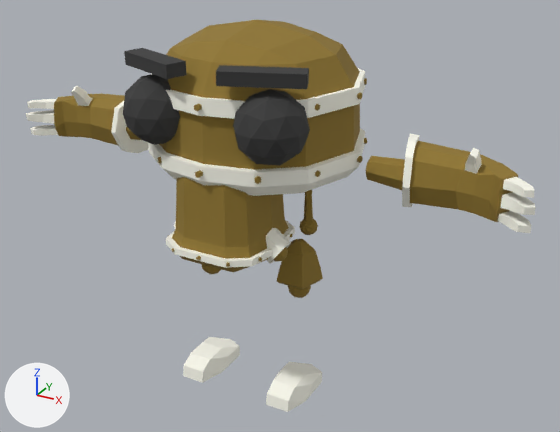
An edit to the glTF model public/studentrobot.glb, drawn before and after from the same camera.
The view is the same before and after, from a camera (50 mm lens) standing at (4.46, -7.58, 3.03) and looking at (0.25, 0.06, -0.79). Arrows for +X, +Y and +Z are at lower left; the lights stay in place. Where no turn or scale is listed for an object, it has been applied to the vertices. Vertices at the same position are counted once.

Names of what the first picture shows: 'Foot.L', 'Foot.R', 'Hand.L', 'Hand.R', 'Head', 'Leg.L', 'LowerLeg.L', 'LowerLeg.R', 'Torso'.
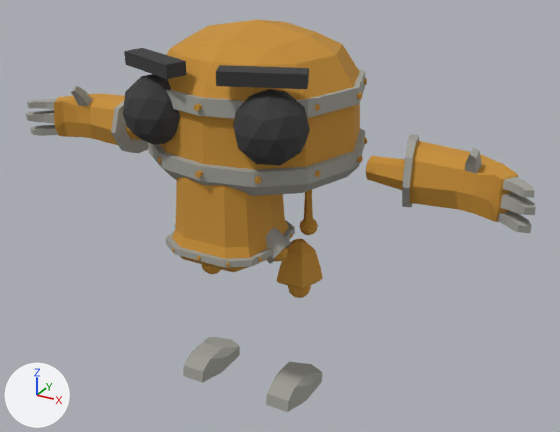
Pixel boxes (x1, y1, x2, y2) of what changed, in the pictures (560 x 432 px):
'Head', recoloured: (123, 20, 367, 196) in both
'Hand.L', recoloured: (366, 133, 536, 233) in both
'Torso', recoloured: (166, 177, 295, 273) in both
'Hand.R', recoloured: (26, 86, 148, 153) in both
'Foot.L', recoloured (white to grey): (266, 362, 322, 412) in both
'LowerLeg.L', recoloured: (277, 239, 323, 298) in both
'Foot.R', recoloured (white to grey): (183, 337, 240, 383) in both
'Leg.L', recoloured: (299, 190, 318, 235) in both
'LowerLeg.R', recoloured: (202, 264, 221, 274) in both
part 1 of me_hand_l, recoloured (white to grey): (402, 133, 536, 233) in both
part 3 of me_head, recoloured: (148, 68, 365, 196) in both
part 4 of me_torso, recoloured (white to grey): (166, 220, 295, 268) in both

What the commit changed:
Material 'Main' (mat_main) changes colour from yellow #947a31 to orange #ca9337; in linear values from (0.295, 0.193, 0.0305) to (0.59, 0.291, 0.0383).
Material 'Grey' (mat_grey) is new.
Its base color is (0.374, 0.371, 0.335) (grey #a5a49d).
Its metallic is 0.1.
Its roughness is 0.9.
me_hand_l has 138 vertices, 272 faces and spans x 1.41..3.31, y -0.51..0.36, z -0.31..0.55.
me_hand_l is used by ob_hand_l; location (0.0, 0.0, 0.0).
me_hand_l part 1: all 148 faces that had it switch from mat_white (white #fffef3) to mat_grey (grey #a5a49d).
me_hand_r has 138 vertices, 272 faces and spans x -3.31..-1.41, y -0.51..0.36, z -0.31..0.55.
me_hand_r is used by ob_hand_r; location (0.0, 0.0, 0.0).
me_hand_r part 2: all 148 faces that had it switch from mat_white (white #fffef3) to mat_grey (grey #a5a49d).
me_foot_l has 18 vertices, 32 faces and spans x -0.248..0.248, y -0.507..0.441, z -0.418..-0.168.
me_foot_l no longer uses material mat_white (white #fffef3).
me_foot_l now uses material mat_grey (grey #a5a49d).
me_head has 511 vertices, 810 faces and spans x -1.32..1.32, y -1.31..1.31, z -0.83..0.83.
me_head is used by ob_head; location (0.0, -0.05, 0.74).
me_head part 3: all 154 faces that had it switch from mat_white (white #fffef3) to mat_grey (grey #a5a49d).
me_torso has 497 vertices, 870 faces and spans x -0.76..0.76, y -0.69..0.68, z -0.9..0.7.
me_torso is used by ob_torso; location (0.0, -0.66, -0.13).
me_torso part 4: all 300 faces that had it switch from mat_white (white #fffef3) to mat_grey (grey #a5a49d).
me_foot_r has 18 vertices, 32 faces and spans x -0.248..0.248, y -0.507..0.441, z -0.418..-0.168.
me_foot_r no longer uses material mat_white (white #fffef3).
me_foot_r now uses material mat_grey (grey #a5a49d).
